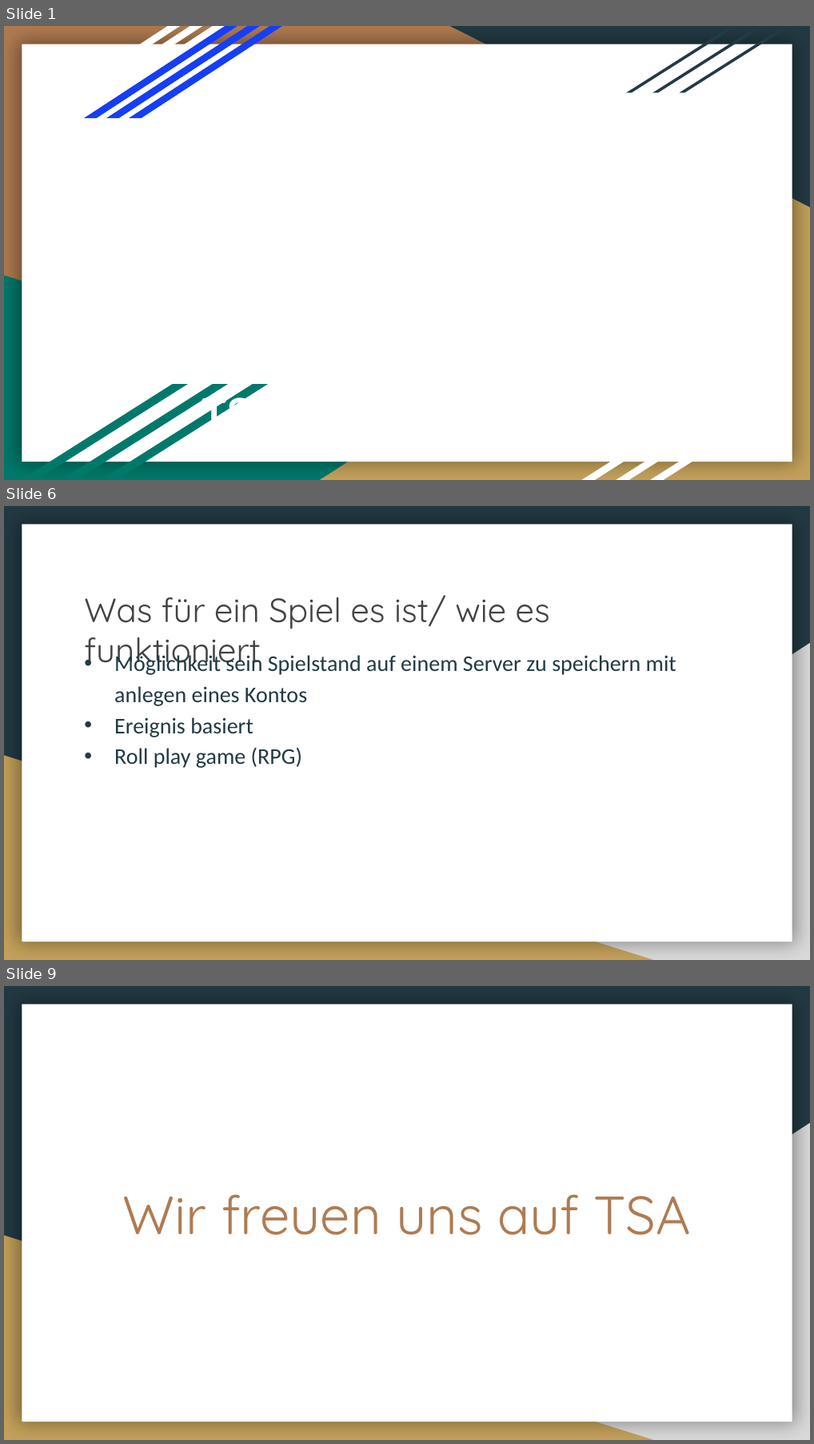
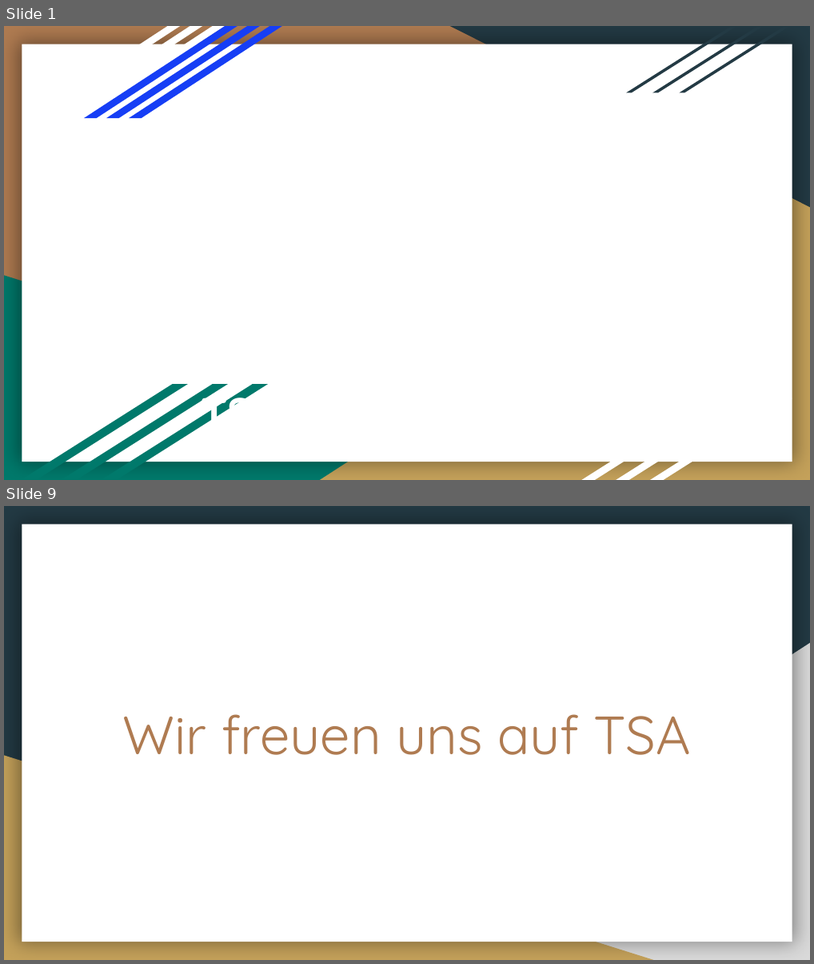
Before and after one commit to Lexa-Heda/TSA, a slide deck: TSA_Vortrag.pptx. Shown one above the other, each under a label of ours: slides 1, 6 and 9 before the commit, slides 1 and 9 after it; the slides between them are not shown. The pictures are 814x1444 and 814x964 pixels, drawn with LibreOffice and Linux fonts; fonts in the diff are those of the drawing; background and template pictures are left out. Boxes give left, top, right and bottom in pixels: in the first picture for what was removed or moved away, otherwise in the second. Text is boxed around its words. In the diff, an @@ line names an element or a change of style, - is before the commit and + after.

```diff
--- a/TSA_Vortrag.pptx
+++ b/TSA_Vortrag.pptx
@@ slide 6 removed at [4, 506, 810, 960], background #233A44; not listed: 3 template elements that a slide beside it also shows @@
@@ title removed at [84, 595, 550, 671] @@
-Was für ein Spiel es ist/ wie es funktioniert
@@ text removed at [114, 652, 677, 768] @@
-• Möglichkeit sein Spielstand auf einem Server zu speichern mit anlegen eines Kontos
-• Ereignis basiert
-• Roll play game (RPG)
```
Also in this commit, not shown: 6 slides changed, 1 slide added.
